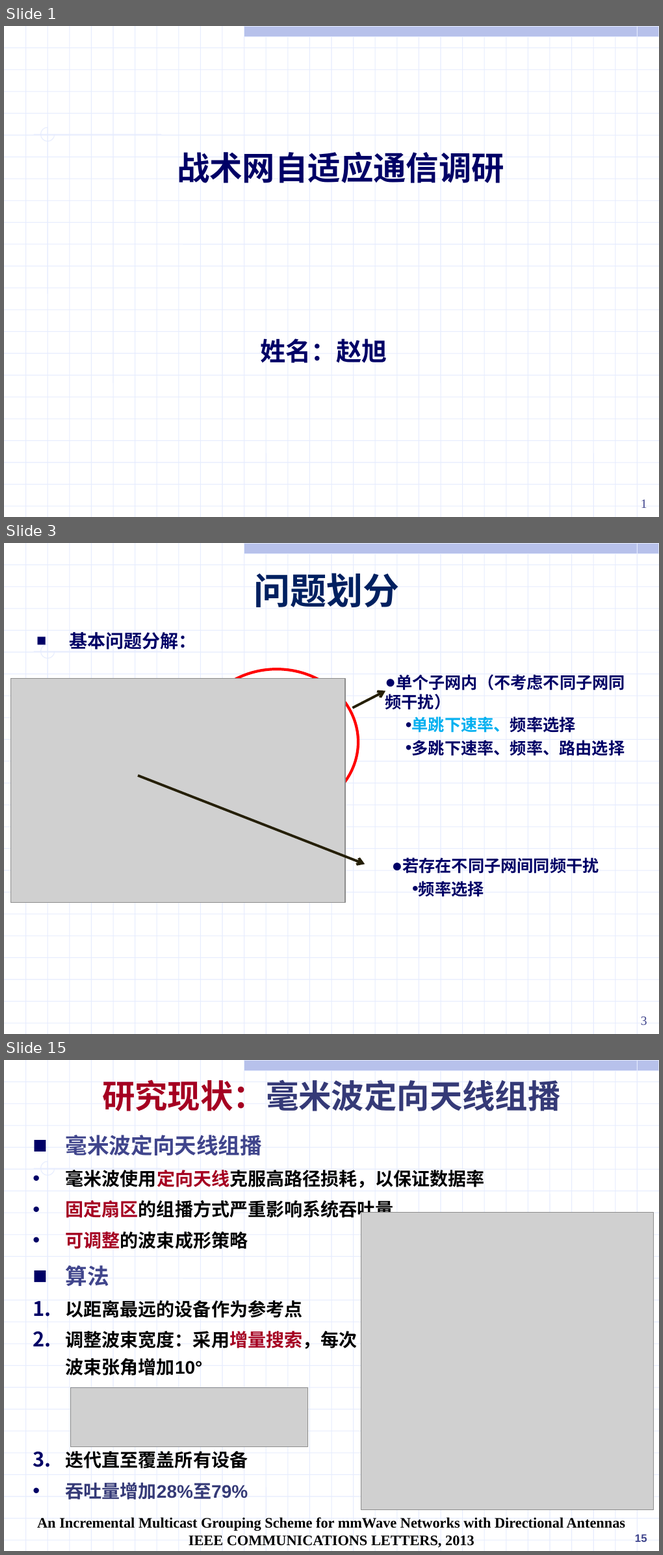
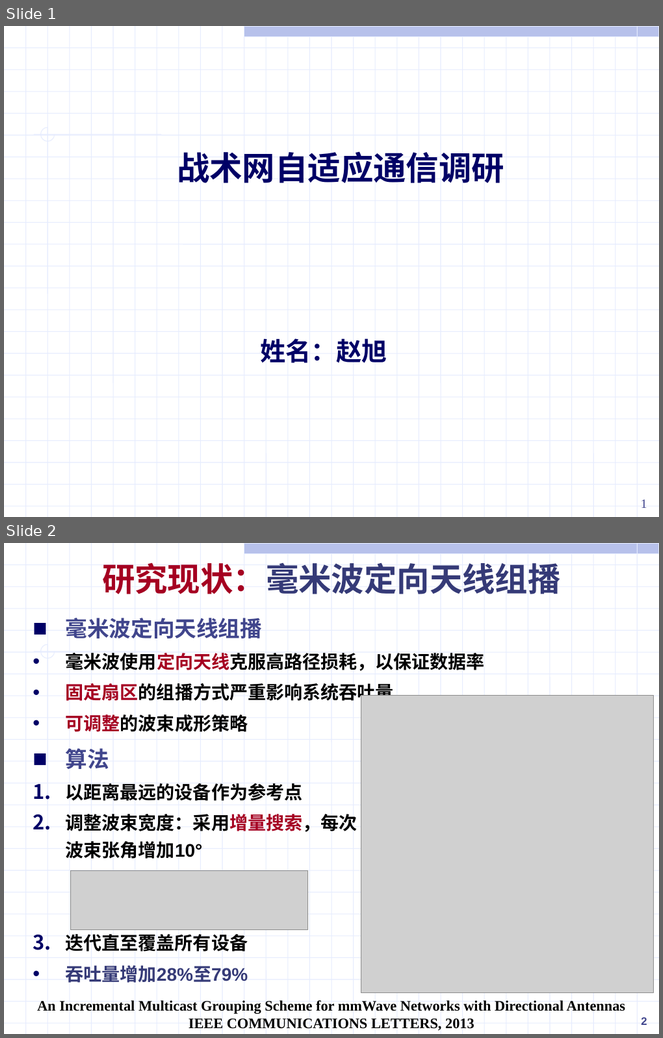
Before and after one commit to ssheroes/hello-world, a slide deck: 战术网频谱共享调研 (2).pptx. Shown one above the other, each under a label of ours: slides 1, 3 and 15 before the commit, slides 1 and 2 after it; the slides between them are not shown. The pictures are 663x1555 and 663x1038 pixels, drawn with LibreOffice and Linux fonts; fonts in the diff are those of the drawing; grey boxes stand for pictures. Boxes give left, top, right and bottom in pixels: in the first picture for what was removed or moved away, otherwise in the second. Text is boxed around its words. In the diff, an @@ line names an element or a change of style, - is before the commit and + after.

```diff
--- a/战术网频谱共享调研 (2).pptx
+++ b/战术网频谱共享调研 (2).pptx
@@ slide 3 removed at (4, 543, 659, 1034), background #FFFFFF; not listed: 56 template elements that a slide beside it also shows @@
@@ text removed at (254, 573, 400, 607) @@
-问题划分
@@ text removed at (69, 632, 196, 650) @@
-■ 基本问题分解：
@@ picture removed at (10, 679, 345, 902) @@
@@ ellipse removed at (195, 670, 358, 815) @@
@@ text removed at (385, 674, 625, 756) @@
-● 单个子网内（不考虑不同子网同频干扰）
-• 单跳下速率、频率选择
-• 多跳下速率、频率、路由选择
@@ arrow removed from (352, 708) to (386, 691) @@
@@ arrow removed from (138, 776) to (365, 864) @@
@@ text removed at (402, 858, 599, 897) @@
-● 若存在不同子网间同频干扰
-• 频率选择
@@ page number removed at (641, 1017, 648, 1025) @@
-3
@@ what was slide 15 is now slide 2 @@
@@ page number at (641, 1017, 647, 1025): text changed @@
-15
+2
```
Also in this commit, not shown: 1 slide changed, 1 slide added, 12 other slides removed.
